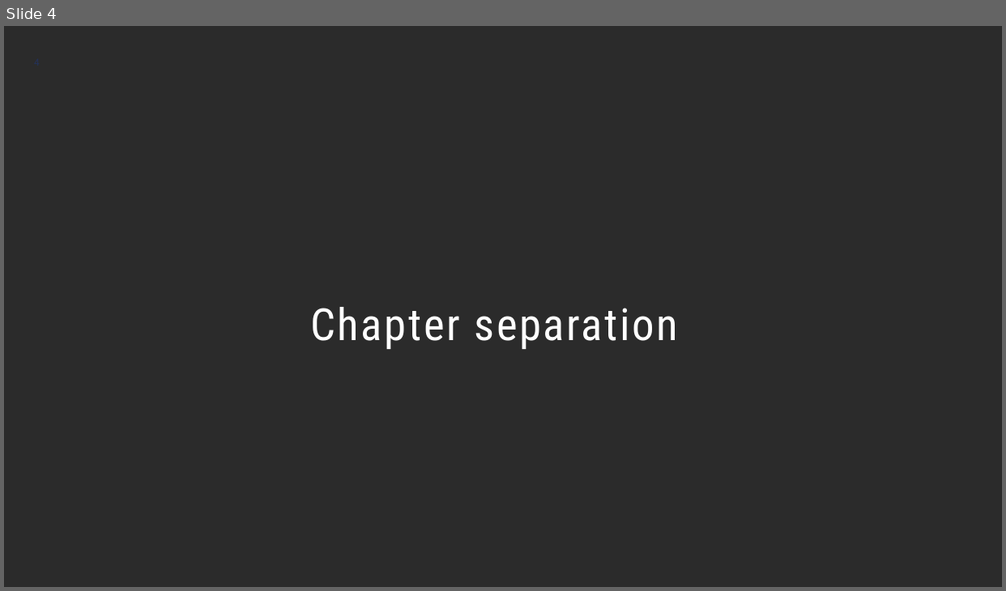
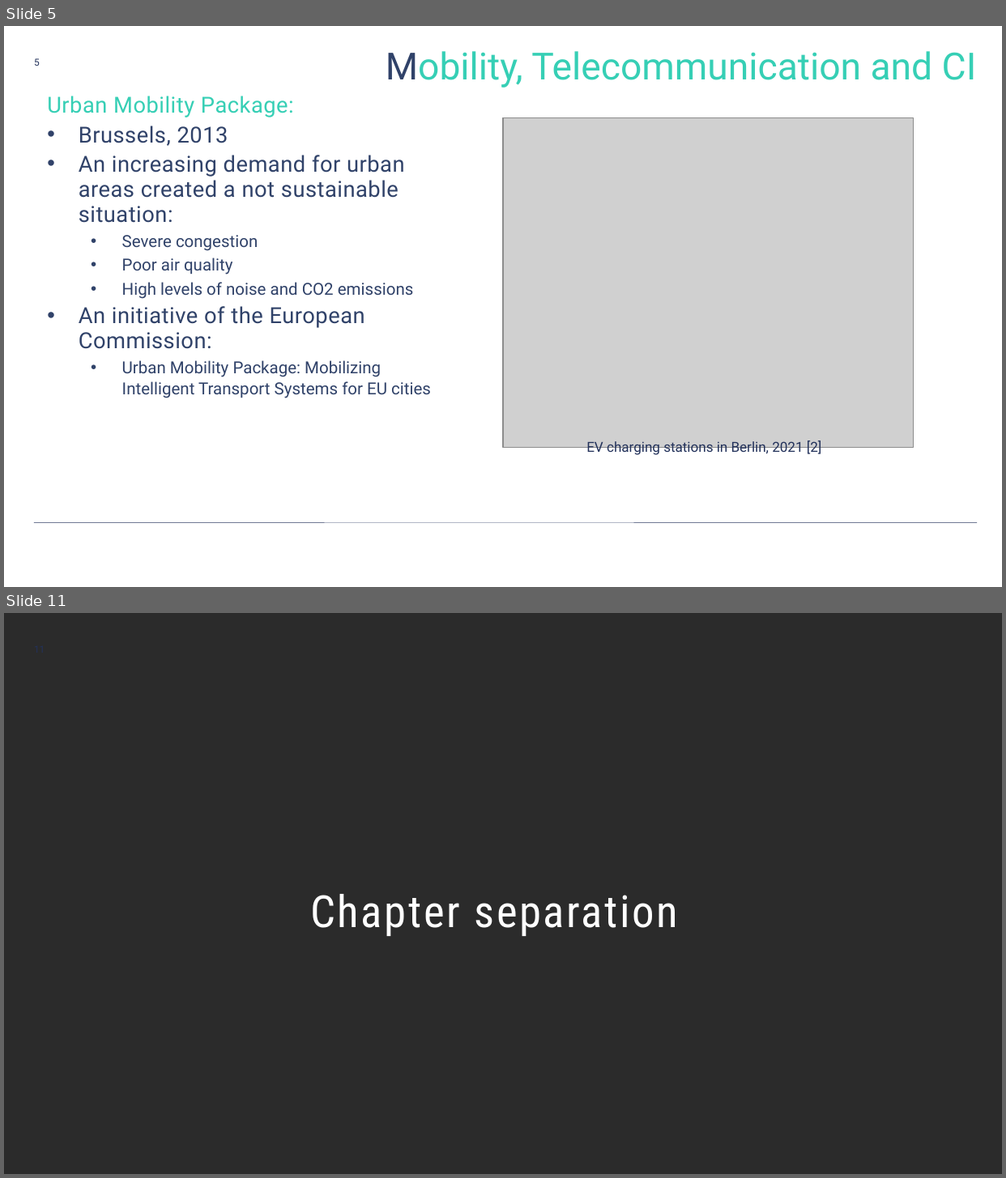
Before and after one commit to birnbaum/cid-workshop2, a slide deck: slides/ide3a_workshop2.pptx. Shown one above the other, each under a label of ours: slide 4 before the commit, slides 5 and 11 after it; the slides between them are not shown. The pictures are 1006x591 and 1006x1178 pixels, drawn with LibreOffice and Linux fonts; fonts in the diff are those of the drawing; grey boxes stand for pictures; background and template pictures are left out; a plain dark background stands for a picture behind light text. Boxes give left, top, right and bottom in pixels: in the first picture for what was removed or moved away, otherwise in the second. Text is boxed around its words. In the diff, an @@ line names an element or a change of style, - is before the commit and + after.

```diff
--- a/slides/ide3a_workshop2.pptx
+++ b/slides/ide3a_workshop2.pptx
@@ slide 5 added at (x1=4, y1=26, x2=1002, y2=587), background #FFFFFF; not listed: 1 template element that a slide beside it also shows @@
@@ text added at (x1=386, y1=51, x2=977, y2=88), 27 pt, text #36CFB5 @@
+Mobility, Telecommunication and CI
@@ text added at (x1=47, y1=96, x2=431, y2=399), 16 pt, text #304269 @@
+Urban Mobility Package:
+• Brussels, 2013
+• An increasing demand for urban areas created a not sustainable situation:
+  • Severe congestion
+  • Poor air quality
+  • High levels of noise and CO2 emissions
+• An initiative of the European Commission:
+  • Urban Mobility Package: Mobilizing Intelligent Transport Systems for EU cities
@@ picture added at (x1=503, y1=118, x2=913, y2=447) @@
@@ text added at (x1=586, y1=441, x2=822, y2=457), 10 pt, text #23325B @@
+EV charging stations in Berlin, 2021 [2]
@@ line added from (977, 523) to (34, 523), #23325B 0.25 pt @@
@@ what was slide 4 is now slide 11 @@
@@ page number at (x1=34, y1=638, x2=266, y2=661): text changed @@
-4
+11
```
Also in this commit, not shown: 1 slide changed, 8 other slides added, 2 slides removed, 4 other files.
